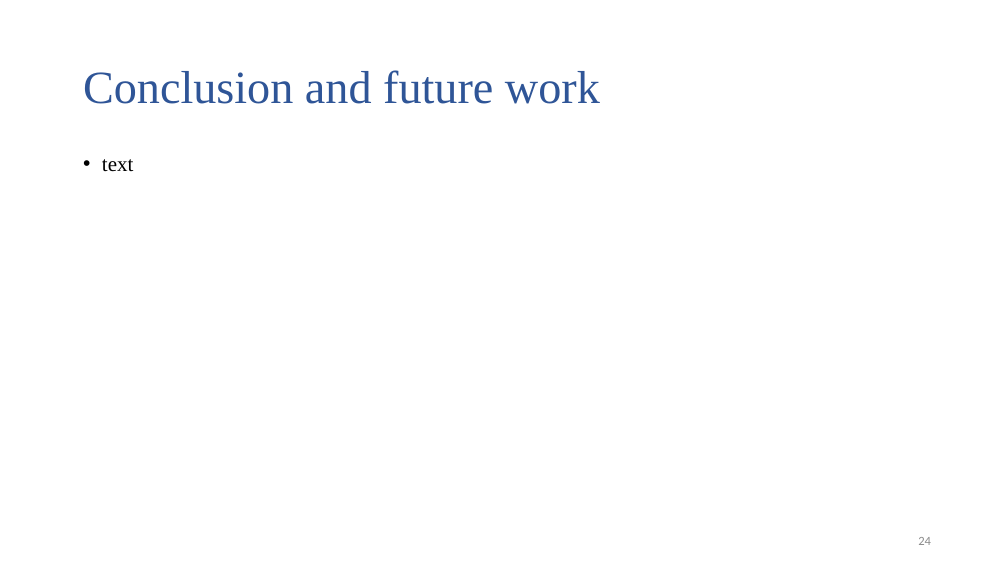
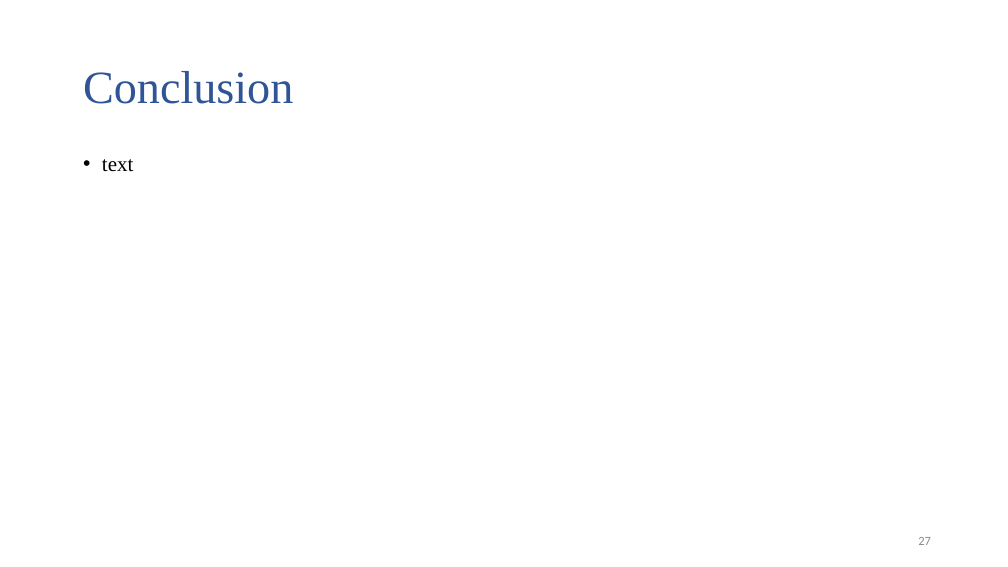
Before and after one commit to jim2832/Database-systems, a slide deck: slide 27 of 論文報告/A_New_Approach_to_Use_Big_Data_Tools_to_Substitute_Unstructured_Data_Warehouse.pptx (slide 24 before the commit). Drawn at 1008x567 pixels with LibreOffice and Linux fonts; fonts in the diff are those of the drawing. Boxes give left, top, right and bottom in pixels: in the first picture for what was removed or moved away, otherwise in the second. Text is boxed around its words. In the diff, an @@ line names an element or a change of style, - is before the commit and + after.

```diff
--- a/論文報告/A_New_Approach_to_Use_Big_Data_Tools_to_Substitute_Unstructured_Data_Warehouse.pptx
+++ b/論文報告/A_New_Approach_to_Use_Big_Data_Tools_to_Substitute_Unstructured_Data_Warehouse.pptx
@@ title at (83,71,293,104): text changed @@
-Conclusion and future work
+Conclusion
@@ page number at (918,537,931,545): text changed @@
-24
+27
```
Also in this commit, not shown: 3 other slides changed, 3 slides added, 1 other file.
